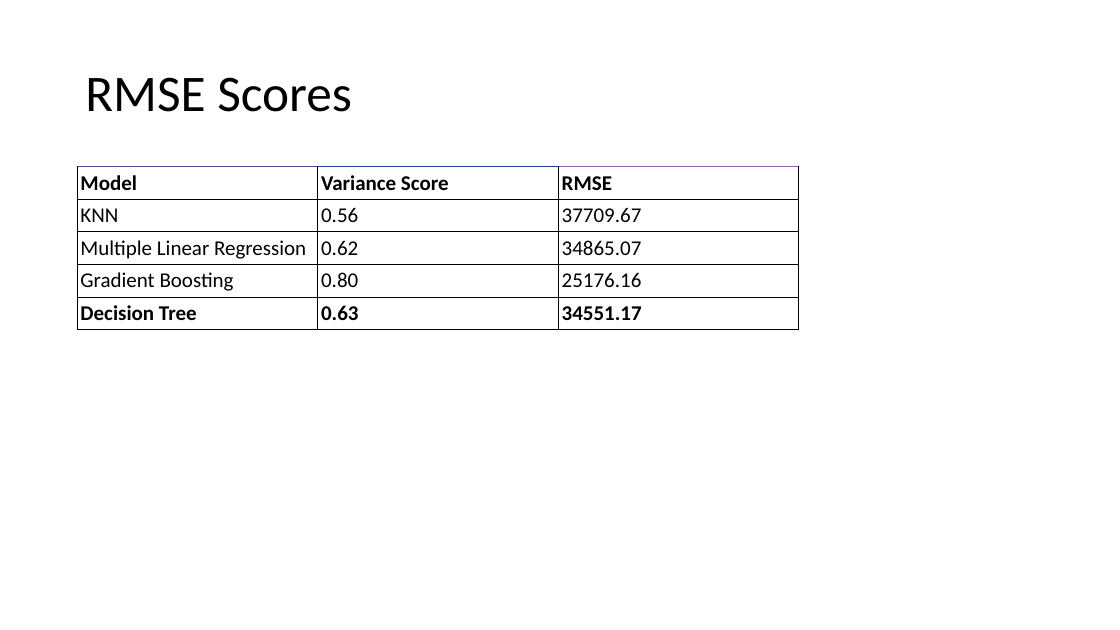
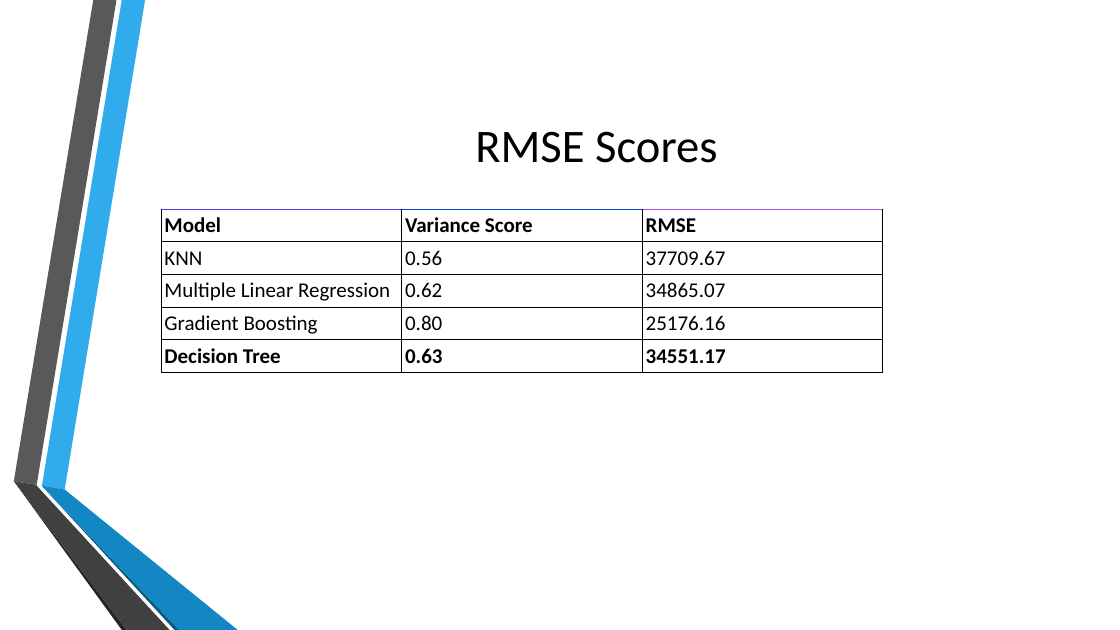
Before and after one commit to TheDataMavericks/DK, a slide deck: slide 19 of img/Cars Machine Learning Journey.pptx (slide 15 before the commit). Drawn at 1120x630 pixels with LibreOffice and Linux fonts; fonts in the diff are those of the drawing; background and template pictures are left out. Boxes give left, top, right and bottom in pixels: in the first picture for what was removed or moved away, otherwise in the second. Text is boxed around its words. In the diff, an @@ line names an element or a change of style, - is before the commit and + after.

```diff
--- a/img/Cars Machine Learning Journey.pptx
+++ b/img/Cars Machine Learning Journey.pptx
@@ title "RMSE Scores": place and size @@
-title "RMSE Scores" at bbox=[85, 77, 352, 112]
+title "RMSE Scores" at bbox=[475, 131, 717, 163]
@@ title "RMSE Scores" at bbox=[475, 131, 717, 163]: size 44 to 40 pt; alignment left to centre; line spacing 0.9 to 1 @@
@@ table: place and size @@
-table at bbox=[77, 166, 798, 328]
+table at bbox=[161, 209, 882, 371]
@@ group added at bbox=[13, 0, 238, 630]: 6 freeform shapes @@
```
Also in this commit, not shown: 13 other slides changed, 9 slides added, 4 slides removed, 2 other files.
